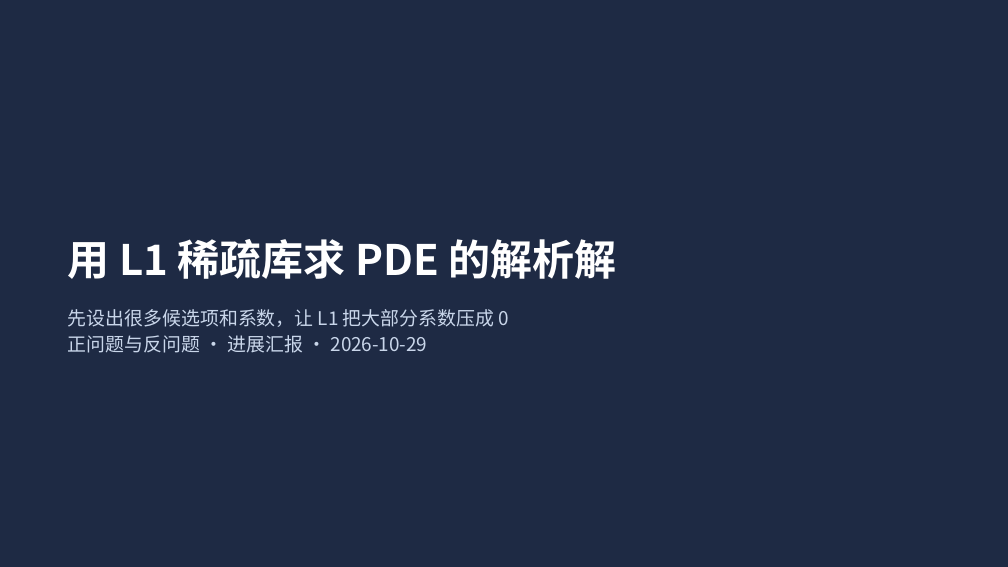
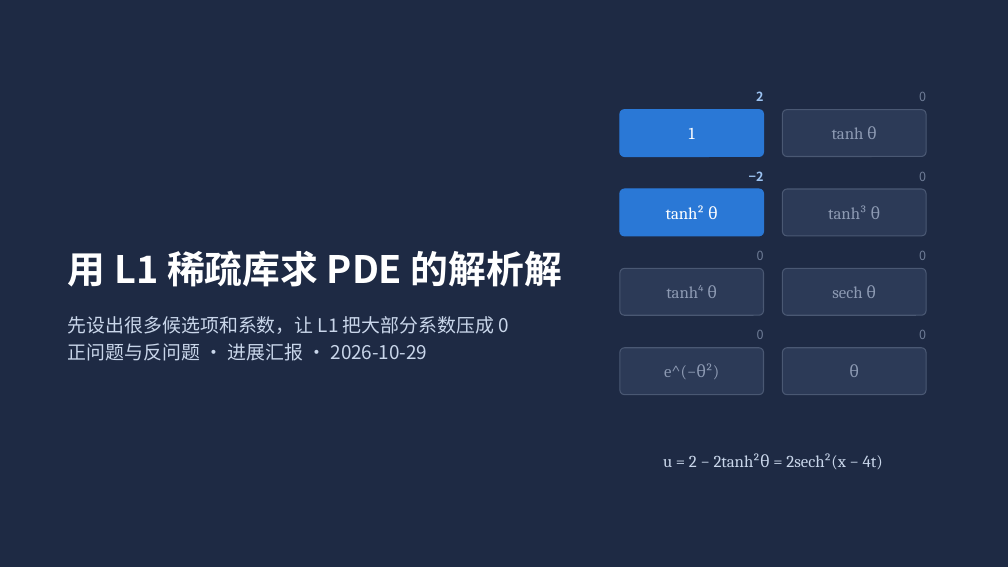
Before and after one commit to changsongjin/pde-l1-analytic, a slide deck: slide 1 of slides/PDE_L1_进展汇报.pptx. Drawn at 1008x567 pixels with LibreOffice and Linux fonts; fonts in the diff are those of the drawing. Boxes give left, top, right and bottom in pixels: in the first picture for what was removed or moved away, otherwise in the second. Text is boxed around its words. In the diff, an @@ line names an element or a change of style, - is before the commit and + after.

```diff
--- a/slides/PDE_L1_进展汇报.pptx
+++ b/slides/PDE_L1_进展汇报.pptx
@@ rounded rectangle added at <box>620,110,764,157</box>, fill #2A78D6, outline #2A78D6 1 pt @@
@@ text added at <box>756,91,763,101</box>, 12 pt, text #9CC3F2, bold @@
+2
@@ rounded rectangle added at <box>783,110,926,157</box>, fill #2C3A57, outline #4A5873 1 pt @@
@@ text added at <box>919,92,926,101</box>, 12 pt, text #6F7D97 @@
+0
@@ title "用 L1 稀疏库求 PDE 的解析解": place and size @@
-title "用 L1 稀疏库求 PDE 的解析解" at <box>68,239,617,279</box>
+title "用 L1 稀疏库求 PDE 的解析解" at <box>68,250,562,287</box>
@@ title "用 L1 稀疏库求 PDE 的解析解" at <box>68,250,562,287</box>: size 40 to 36 pt @@
@@ text added at <box>689,128,695,139</box>, 16 pt, text #FFFFFF @@
+1
@@ text added at <box>832,126,877,139</box>, 16 pt, text #8D9AB3 @@
+tanh θ
@@ text added at <box>749,171,764,181</box>, 12 pt, text #9CC3F2, bold @@
+−2
@@ text added at <box>919,172,926,181</box>, 12 pt, text #6F7D97 @@
+0
@@ rounded rectangle added at <box>620,189,764,236</box>, fill #2A78D6, outline #2A78D6 1 pt @@
@@ text added at <box>666,205,718,219</box>, 16 pt, text #FFFFFF @@
+tanh² θ
@@ rounded rectangle added at <box>783,189,926,236</box>, fill #2C3A57, outline #4A5873 1 pt @@
@@ text added at <box>828,205,881,219</box>, 16 pt, text #8D9AB3 @@
+tanh³ θ
@@ rounded rectangle added at <box>620,268,764,315</box>, fill #2C3A57, outline #4A5873 1 pt @@
@@ text added at <box>757,251,764,260</box>, 12 pt, text #6F7D97 @@
+0
@@ rounded rectangle added at <box>783,268,926,315</box>, fill #2C3A57, outline #4A5873 1 pt @@
@@ text added at <box>919,251,926,260</box>, 12 pt, text #6F7D97 @@
+0
@@ text added at <box>666,285,717,298</box>, 16 pt, text #8D9AB3 @@
+tanh⁴ θ
@@ text added at <box>832,285,876,298</box>, 16 pt, text #8D9AB3 @@
+sech θ
@@ text "先设出很多候选项和系数，让 L1 把大部分系数压成 0": place and size @@
-text "先设出很多候选项和系数，让 L1 把大部分系数压成 0" at <box>68,309,508,353</box>
+text "先设出很多候选项和系数，让 L1 把大部分系数压成 0" at <box>68,316,508,361</box>
@@ rounded rectangle added at <box>620,348,764,395</box>, fill #2C3A57, outline #4A5873 1 pt @@
@@ text added at <box>757,330,764,339</box>, 12 pt, text #6F7D97 @@
+0
@@ rounded rectangle added at <box>783,348,926,395</box>, fill #2C3A57, outline #4A5873 1 pt @@
@@ text added at <box>919,330,926,339</box>, 12 pt, text #6F7D97 @@
+0
@@ text added at <box>664,366,696,379</box>, 16 pt, text #8D9AB3 @@
+e^(−θ²)
@@ text added at <box>849,364,859,377</box>, 16 pt, text #8D9AB3 @@
+θ
@@ text added at <box>663,453,883,469</box>, 16 pt, text #C9D6EA @@
+u = 2 − 2tanh²θ = 2sech²(x − 4t)
```
Also in this commit, not shown: 12 other slides changed, 3 slides added, 9 other files.
